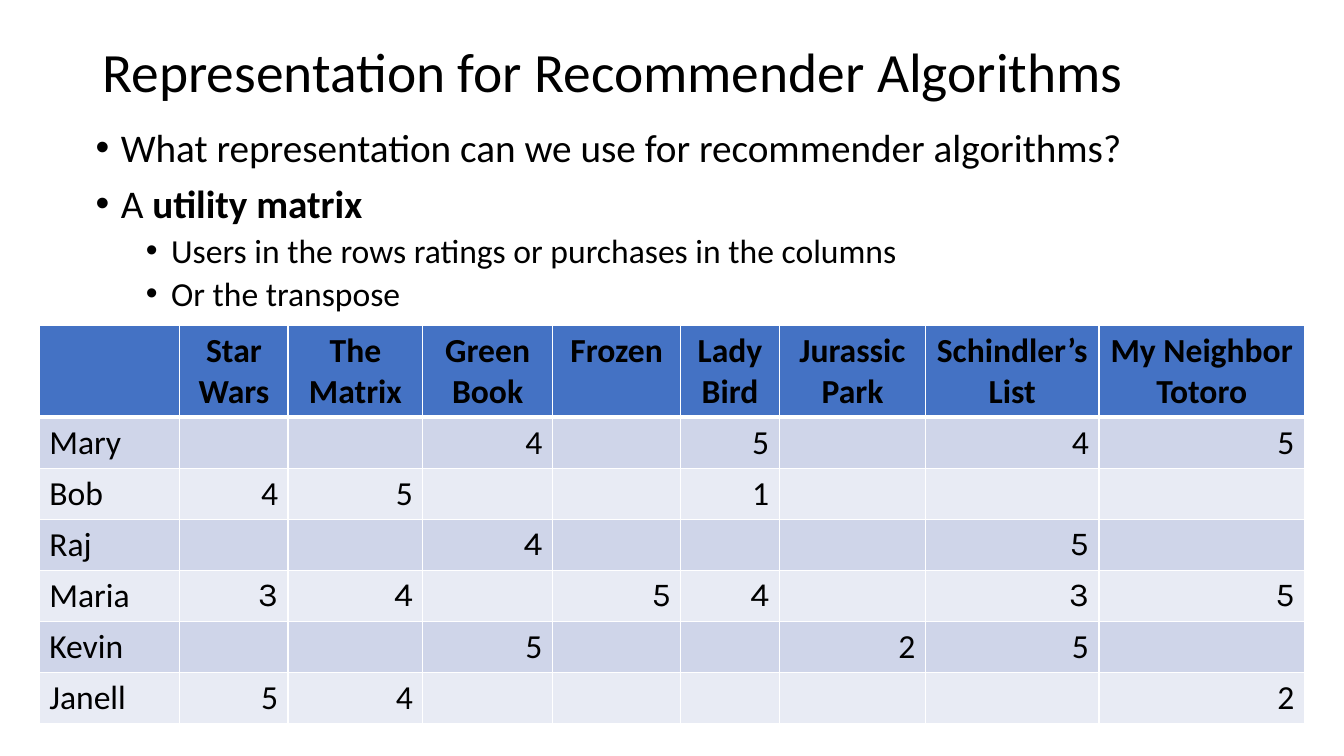
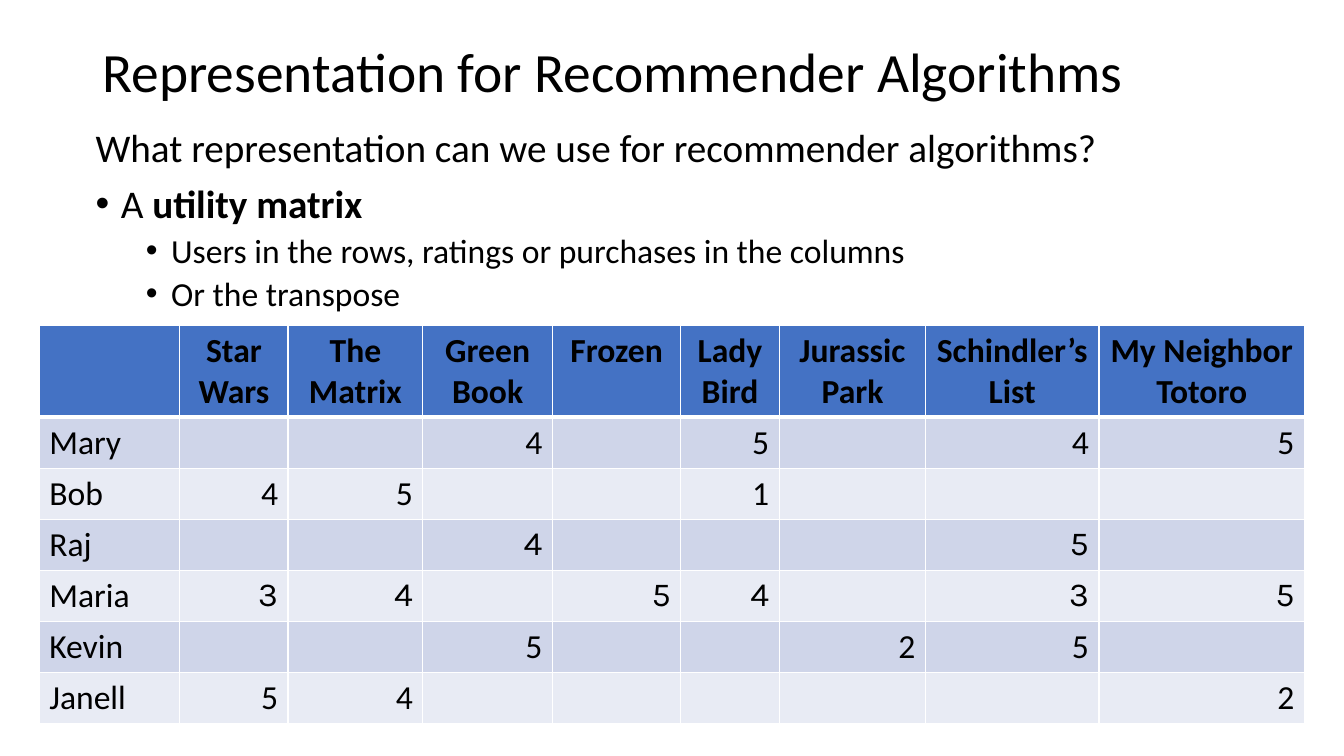
Before and after one commit to StephenElston/CSCI-E-108, a slide deck: slide 13 of slides/8_RecommenderSystems.pptx (slide 12 before the commit). Drawn at 1344x756 pixels with LibreOffice and Linux fonts; fonts in the diff are those of the drawing. Boxes give left, top, right and bottom in pixels: in the first picture for what was removed or moved away, otherwise in the second. Text is boxed around its words. In the diff, an @@ line names an element or a change of style, - is before the commit and + after.

```diff
--- a/slides/8_RecommenderSystems.pptx
+++ b/slides/8_RecommenderSystems.pptx
@@ text at <box>96,134,1096,169</box>: bullet • to none @@
@@ text at <box>171,239,905,269</box>: text changed @@
-  • Users in the rows ratings or purchases in the columns
+  • Users in the rows, ratings or purchases in the columns
```
Also in this commit, not shown: 30 other slides changed, 2 slides added, 2 other files.
